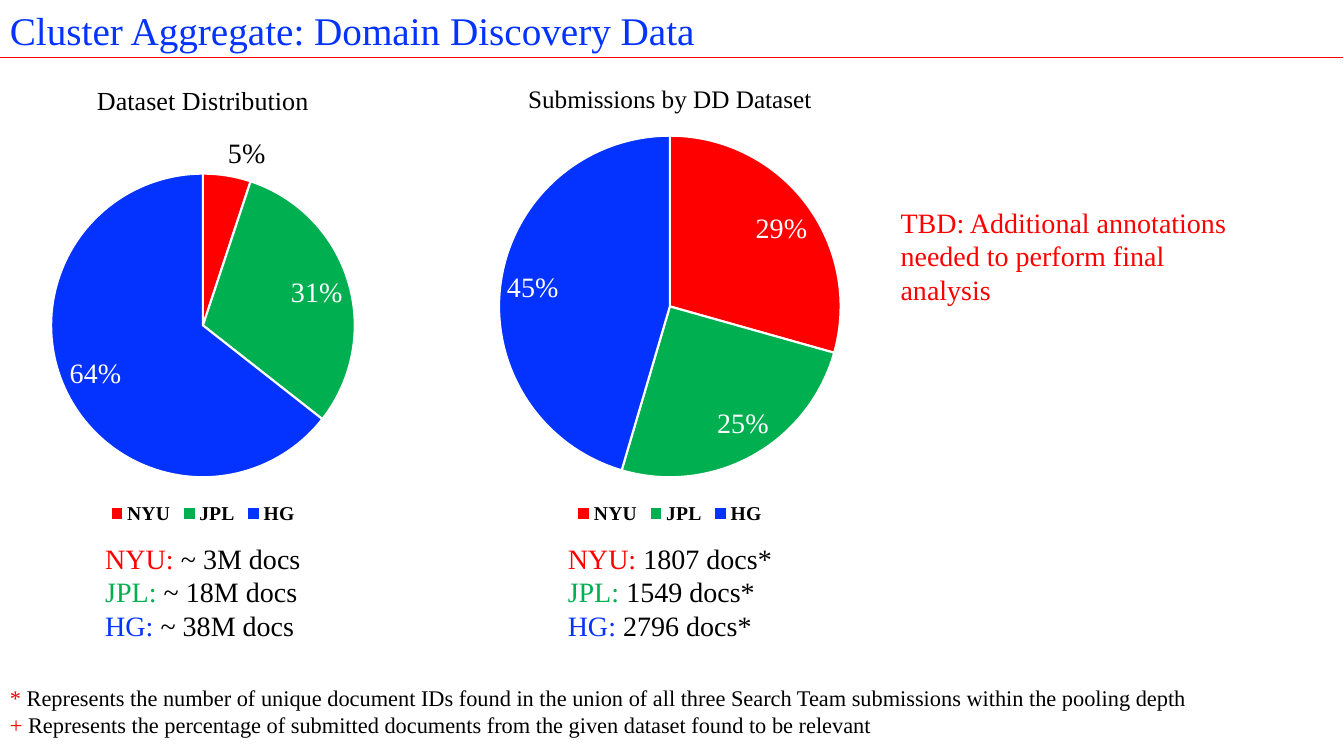
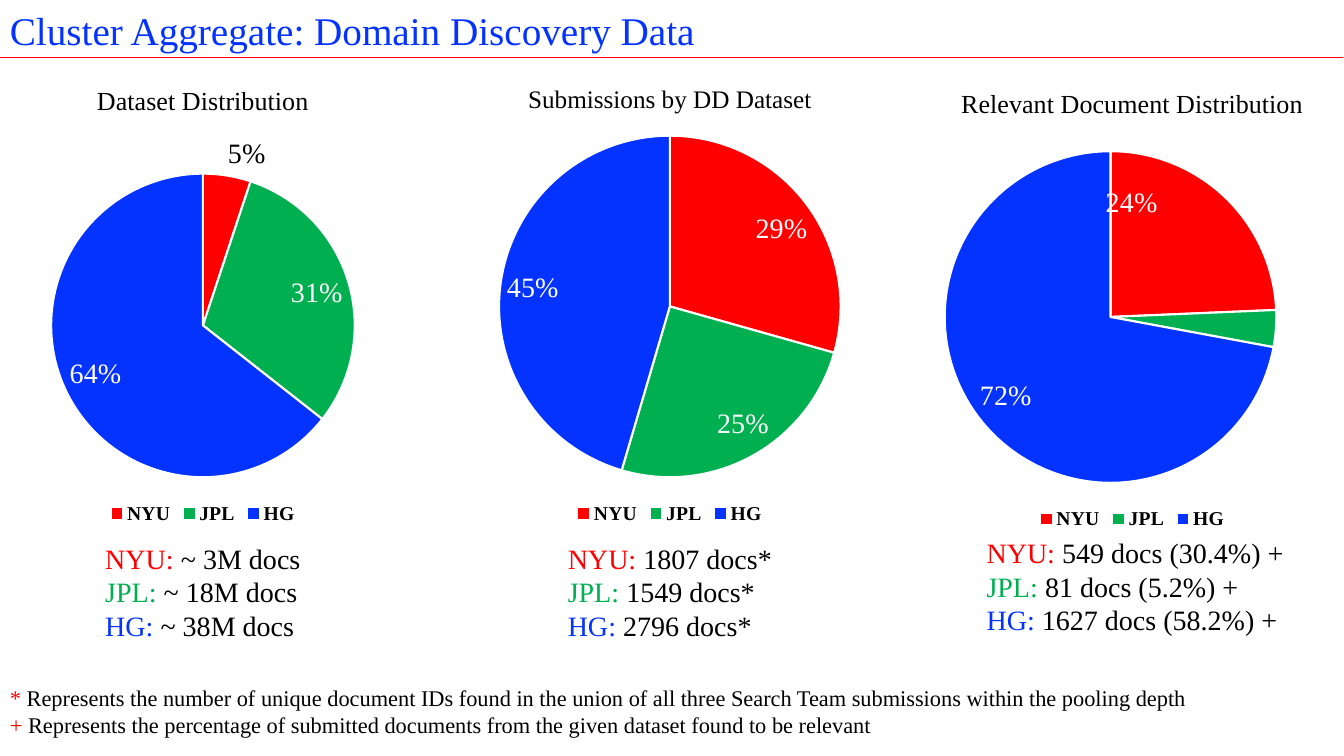
Before and after one commit to istresearch/qpr-fall-2016-eval, a slide deck: slide 39 of reporting/Fall_2016_QPR_Post_Hoc.pptx. Drawn at 1344x756 pixels with LibreOffice and Linux fonts; fonts in the diff are those of the drawing. Boxes give left, top, right and bottom in pixels: in the first picture for what was removed or moved away, otherwise in the second. Text is boxed around its words. In the diff, an @@ line names an element or a change of style, - is before the commit and + after.

```diff
--- a/reporting/Fall_2016_QPR_Post_Hoc.pptx
+++ b/reporting/Fall_2016_QPR_Post_Hoc.pptx
@@ pie chart added at (x1=860, y1=71, x2=1344, y2=534) @@
+title "Relevant Document Distribution "
+categories: NYU, JPL, HG
+Series 1: 24, 4, 72
@@ text removed at (x1=901, y1=213, x2=1226, y2=305) @@
-TBD: Additional annotations needed to perform final analysis
@@ text added at (x1=987, y1=543, x2=1261, y2=636), 20 pt, text #000000 @@
+NYU: 549 docs (30.4%) +
+JPL: 81 docs (5.2%) +
+HG: 1627 docs (58.2%) +
```
Also in this commit, not shown: 6 other slides changed, 25 other files.
